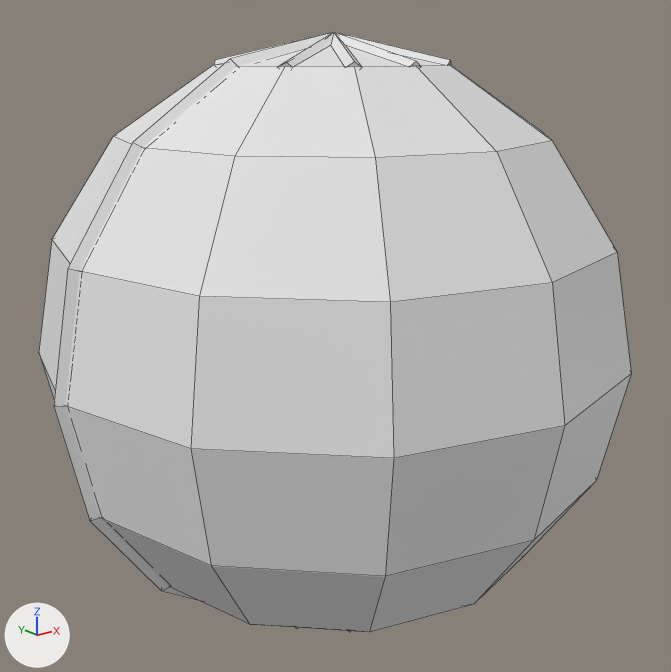
An edit to the FBX model UVVR/Assets/Models/Sphere.fbx, drawn before and after from the same camera.
The view is the same before and after, from a camera (50 mm lens) standing at (-0.718, -0.901, 0.364) and looking at (0.002, 0.0, 0.003). Lighting does not change. The marker at lower left points along +X, +Y and +Z. Mesh edges are drawn as thin lines.

The older version as bpy lines, for what is in view:
```python
me_sphere = bpy.data.meshes.new('Sphere')
me_sphere.from_pydata(...)  # 230 vertices, 238 faces; spans x -0.378..0.37, y -0.37..0.37, z -0.378..0.378
# faces by material slot: [96, 59, 24, 59]
me_sphere.materials.append(mat_spheremain)  # white #e7e7e7
me_sphere.materials.append(mat_outline1)  # white #e7e7e7
me_sphere.materials.append(mat_outline_2)  # white #e7e7e7
me_sphere.materials.append(mat_outline3)  # white #e7e7e7
ob_sphere = bpy.data.objects.new('Sphere', me_sphere)
ob_sphere.location = (0.0, 0.0, 0.0)
```
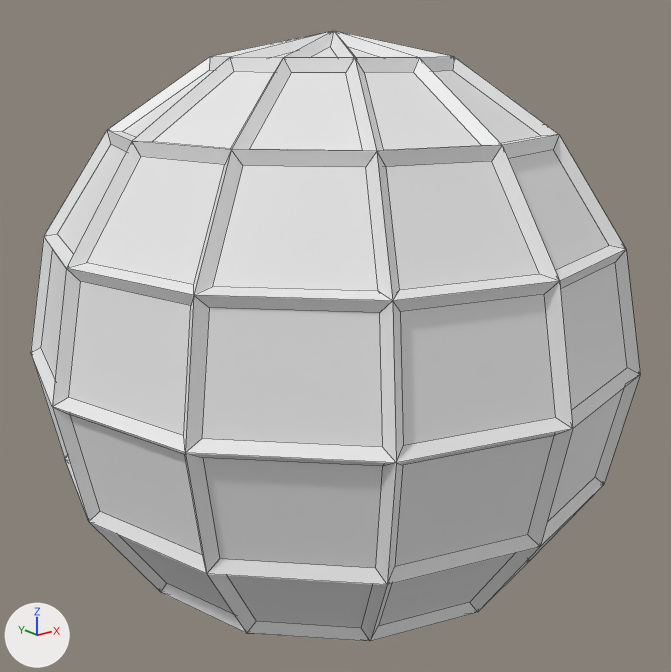
Where the change shows, as pixel boxes [x1, y1, x2, y2] in the pictures (671 x 672 px):
'Sphere', reshaped: before [39, 32, 631, 633]; after [31, 30, 640, 642]
part 1 of me_sphere, added: after [31, 30, 640, 642]
part 2 of me_sphere, deleted: before [54, 32, 451, 633]

What the commit changed:
Material 'SphereOutline' (mat_sphereoutline) is new.
Its base color is (0.8, 0.8, 0.8) (white #e7e7e7).
me_sphere is used by ob_sphere; location (0.0, 0.0, 0.0).
me_sphere had 230 vertices, 238 faces and spanned x -0.378..0.37, y -0.37..0.37, z -0.378..0.378.
me_sphere now has 618 vertices, 816 faces and spans x -0.38..0.38, y -0.38..0.38, z -0.38..0.38.
me_sphere part 1: a new loose piece of 532 vertices spanning x -0.38..0.38, y -0.38..0.38, z -0.38..0.38.
Part 2, on me_sphere:
144 vertices are removed from x -0.378..0.142, y -0.141..0.141, z -0.378..0.378.
142 faces are deleted.
me_sphere now uses material mat_sphereoutline (white #e7e7e7).
